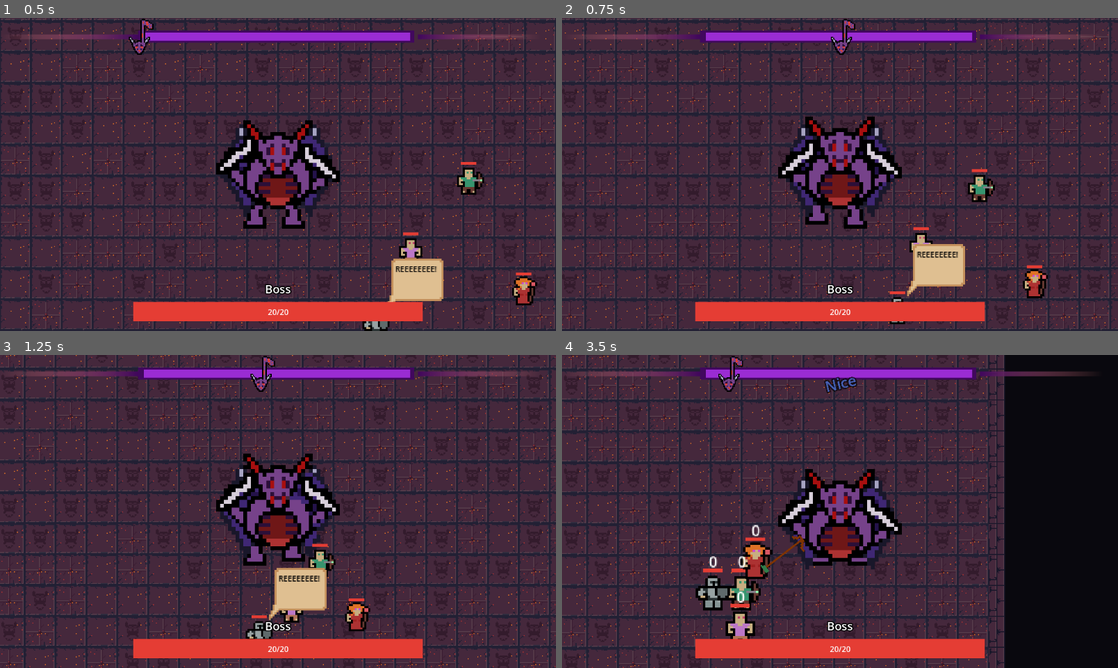
Above: before the commit, frames 1-4 (two rows, left to right).
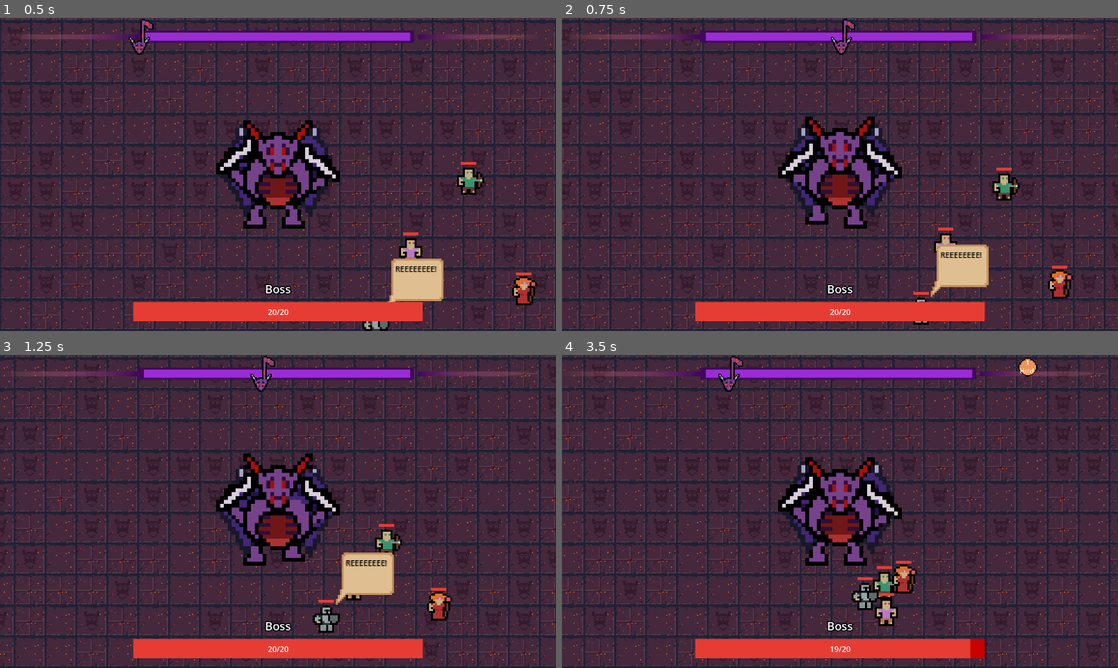
Above: after the commit, the same moments.

Repository: DevFTB/GMTK2023
Game: Godot game, scene res://main.tscn
Same seed, same stepped clock (60 frames per second), same inputs: the game is played once before the commit and once after it.
Inputs (mouse positions are in pixels of both pictures, inside the frame that each line leads up to):
- Up to frame 1 (0.5 s): no input
- Up to frame 2 (0.75 s): tap Enter at 0.5 s; move the mouse to (962, 158) at 0.52 s; press the mouse at (962, 158) at 0.53 s; hold D (move_right) from 0.53 s (still down)
- Up to frame 3 (1.25 s): keep holding D (move_right)
- Up to frame 4 (3.5 s): release D (move_right) at 1.25 s; release the mouse at (962, 495) at 1.25 s; drag from (728, 527) to (812, 574) at 1.27 s; move the mouse to (895, 442) at 2.02 s; hold D (move_right) 2.03-2.75 s; hold E (activate_combo_2) 2.03-2.75 s; click (895, 442) at 2.3 s; drag from (812, 574) to (673, 464) at 2.77 s

Frame 1 is identical in both runs. In frame 2, 19% of the frame differs, in the area x 0-100%, y 0-100%; in frame 3, 29%; in frame 4, 47%.
Error in both runs: Invalid call. Nonexistent function 'angle' in base 'Nil'. (res://entities/boss/Boss.gd:41)

Commit message:
particles and shake

Diff:
--- /dev/null
+++ b/entities/boss/BossCamera.gd
@@ -0,0 +1,26 @@
+extends Camera2D
+
+var trauma = 0
+
+@export var max_shake_power =4
+@export var shake_time= 0.4
+
+func _ready():
+	randomize()
+	pass
+
+func _process(delta):
+	if trauma > 0:
+		_shake(delta)
+
+func _shake(delta):
+	var shake =  Vector2(randf(), randf())
+	offset = shake * max_shake_power
+	trauma -= shake.length()
+	pass
+
+func do_small_shake():
+	trauma = 1
+
+func do_large_shake():
+	trauma = 3
--- a/entities/boss/action/BossActionInstance.gd
+++ b/entities/boss/action/BossActionInstance.gd
@@ -1,7 +1,6 @@
 extends Node2D
 
-
-@export var duration = 0.4
+@export var hit_duration = 0.4
 
 @export var stun_duration = 0.0
 @export var slow_duration = 0.0
@@ -15,7 +14,10 @@
 		child.damaged.connect(_on_player_damaged)
 		child.damage = strength * action.get_damage()
 
-	get_tree().create_timer(duration).timeout.connect(queue_free)
+	$AnimationPlayer.animation_finished.connect(func(x): queue_free())
+	$AnimationPlayer.play("hit")
+
+	get_tree().create_timer(hit_duration).timeout.connect(disable_hitboxes)
 
 func _on_player_damaged(player: Node2D):
 	if stun_duration > 0.0:
@@ -28,3 +30,9 @@
 		player.apply_knockback(knockback,  (player.position - global_position).normalized())
 	# apply effects
 	pass
+
+func disable_hitboxes():
+	for c in $Hitboxes.get_children():
+		c.monitoring = false
+
+	pass # Replace with function body.
--- a/entities/boss/action/boss_action_charge_bash.tres
+++ /dev/null
@@ -1,29 +0,0 @@
-[gd_resource type="Resource" script_class="BossAction" load_steps=5 format=3 uid="uid://c8dyby4o78s43"]
-
-[ext_resource type="PackedScene" uid="uid://cuuf18vvrljr5" path="res://entities/boss/action/charge/boss_action_charge_scene.tscn" id="1_5gl47"]
-[ext_resource type="Texture2D" uid="uid://cp7mgtw21cnum" path="res://entities/boss/action/action_icons.png" id="1_tqfry"]
-[ext_resource type="Script" path="res://entities/boss/action/BossAction.gd" id="1_u55ih"]
-
-[sub_resource type="AtlasTexture" id="AtlasTexture_uejse"]
-atlas = ExtResource("1_tqfry")
-region = Rect2(0, 0, 16, 16)
-
-[resource]
-script = ExtResource("1_u55ih")
-action_name = "Charge Bash"
-action_description = ""
-action_scene = ExtResource("1_5gl47")
-action_icon = SubResource("AtlasTexture_uejse")
-amount_of_beats = 4
-amount_of_cooldown_beats = 2
-is_hold_action = true
-starting_animation = ""
-sustain_animation = ""
-hit_animation = ""
-gold_cost = 1
-is_locked = false
-max_level = 3
-level = 1
-level_scaling = 2
-base_damage = 5
-upgrade_scaling = 1.5
--- a/entities/boss/action/charge/boss_action_charge_scene.tscn
+++ b/entities/boss/action/charge/boss_action_charge_scene.tscn
@@ -6,6 +6,14 @@
 [sub_resource type="CapsuleShape2D" id="CapsuleShape2D_ye3yq"]
 radius = 47.0
 height = 174.0
+
+[sub_resource type="Animation" id="Animation_s6mt6"]
+resource_name = "hit"
+
+[sub_resource type="AnimationLibrary" id="AnimationLibrary_ltvjg"]
+_data = {
+"hit": SubResource("Animation_s6mt6")
+}
 
 [node name="BossActionChargeBash" type="Node2D"]
 script = ExtResource("1_vjwod")
@@ -21,4 +29,9 @@
 position = Vector2(45, -1)
 shape = SubResource("CapsuleShape2D_ye3yq")
 
+[node name="AnimationPlayer" type="AnimationPlayer" parent="."]
+libraries = {
+"": SubResource("AnimationLibrary_ltvjg")
+}
+
 [connection signal="body_entered" from="Hitboxes/Hitbox" to="Hitboxes/Hitbox" method="_on_body_entered"]
--- a/entities/boss/action/combustion/boss_action_combustion_scene.tscn
+++ b/entities/boss/action/combustion/boss_action_combustion_scene.tscn
@@ -1,16 +1,35 @@
-[gd_scene load_steps=3 format=3 uid="uid://bgpctasn4e2ax"]
+[gd_scene load_steps=5 format=3 uid="uid://bgpctasn4e2ax"]
 
 [ext_resource type="Script" path="res://entities/boss/action/BossActionInstance.gd" id="1_cycn1"]
 [ext_resource type="PackedScene" uid="uid://bdytxksyet4m" path="res://entities/boss/action/combustion/goo_splash.tscn" id="2_syjul"]
 
+[sub_resource type="Animation" id="Animation_4mdpg"]
+resource_name = "hit"
+length = 4.0
+tracks/0/type = "value"
+tracks/0/imported = false
+tracks/0/enabled = true
+tracks/0/path = NodePath("Hitboxes:modulate")
+tracks/0/interp = 1
+tracks/0/loop_wrap = true
+tracks/0/keys = {
+"times": PackedFloat32Array(0, 3.1, 4),
+"transitions": PackedFloat32Array(1, 1, 1),
+"update": 0,
+"values": [Color(1, 1, 1, 1), Color(1, 1, 1, 1), Color(1, 1, 1, 0)]
+}
+
+[sub_resource type="AnimationLibrary" id="AnimationLibrary_6uv1n"]
+_data = {
+"hit": SubResource("Animation_4mdpg")
+}
+
 [node name="BossActionCombustion" type="Node2D"]
 script = ExtResource("1_cycn1")
-duration = 4.0
+hit_duration = 2.5
 slow_duration = 3.0
 
 [node name="Hitboxes" type="Node2D" parent="."]
-
-[node name="Hitbox" parent="Hitboxes" instance=ExtResource("2_syjul")]
 
 [node name="Hitbox2" parent="Hitboxes" instance=ExtResource("2_syjul")]
 position = Vector2(103, -47)
@@ -26,3 +45,8 @@
 
 [node name="Hitbox6" parent="Hitboxes" instance=ExtResource("2_syjul")]
 position = Vector2(-22, 116)
+
+[node name="AnimationPlayer" type="AnimationPlayer" parent="."]
+libraries = {
+"": SubResource("AnimationLibrary_6uv1n")
+}
--- a/entities/boss/action/combustion/combustion_goo.gdshader
+++ b/entities/boss/action/combustion/combustion_goo.gdshader
@@ -7,6 +7,7 @@
 	vec4 original = texture(TEXTURE, UV);
 
 
-	COLOR = vec4(texture(goo_texture, UV + vec2(cos(TIME), sin(TIME))* TEXTURE_PIXEL_SIZE * (1.0/0.4)).rgb, original.a);
+	COLOR *= vec4(texture(goo_texture, UV + vec2(cos(TIME), sin(TIME))* TEXTURE_PIXEL_SIZE * (1.0/0.4)).rgb, original.a * 0.7);
+
 	// Place fragment code here.
 }
--- a/entities/boss/action/combustion/goo_splash.tscn
+++ b/entities/boss/action/combustion/goo_splash.tscn
@@ -52,4 +52,6 @@
 process_material = SubResource("ParticleProcessMaterial_aak6v")
 texture = ExtResource("4_e1sg6")
 
+[node name="Node2D" type="Node2D" parent="."]
+
 [connection signal="body_entered" from="." to="." method="_on_body_entered"]
--- a/entities/boss/action/dash/boss_action_dash_scene.tscn
+++ b/entities/boss/action/dash/boss_action_dash_scene.tscn
@@ -1,10 +1,18 @@
-[gd_scene load_steps=4 format=3 uid="uid://cet6xiw7xsjp3"]
+[gd_scene load_steps=6 format=3 uid="uid://cet6xiw7xsjp3"]
 
 [ext_resource type="Script" path="res://entities/boss/action/BossActionInstance.gd" id="1_mc6fe"]
 [ext_resource type="Script" path="res://entities/boss/action/swipe/DamageComponent.gd" id="2_7lvhh"]
 
 [sub_resource type="CircleShape2D" id="CircleShape2D_x308v"]
 radius = 60.208
+
+[sub_resource type="Animation" id="Animation_7l2vn"]
+resource_name = "hit"
+
+[sub_resource type="AnimationLibrary" id="AnimationLibrary_p10xm"]
+_data = {
+"hit": SubResource("Animation_7l2vn")
+}
 
 [node name="BossActionDash" type="Node2D"]
 position = Vector2(373, -1)
@@ -18,4 +26,9 @@
 [node name="CollisionShape2D" type="CollisionShape2D" parent="Hitboxes/Hitbox"]
 shape = SubResource("CircleShape2D_x308v")
 
+[node name="AnimationPlayer" type="AnimationPlayer" parent="."]
+libraries = {
+"": SubResource("AnimationLibrary_p10xm")
+}
+
 [connection signal="body_entered" from="Hitboxes/Hitbox" to="Hitboxes/Hitbox" method="_on_body_entered"]
--- a/entities/boss/action/roar/boss_action_roar.tres
+++ b/entities/boss/action/roar/boss_action_roar.tres
@@ -15,7 +15,7 @@
 action_scene = ExtResource("1_mtuas")
 action_icon = SubResource("AtlasTexture_oy8gh")
 amount_of_beats = 4
-amount_of_cooldown_beats = 0
+amount_of_cooldown_beats = 4
 is_hold_action = false
 starting_animation = "roar"
 sustain_animation = ""
--- a/entities/boss/action/roar/boss_action_roar_scene.tscn
+++ b/entities/boss/action/roar/boss_action_roar_scene.tscn
@@ -6,9 +6,75 @@
 [sub_resource type="CircleShape2D" id="CircleShape2D_1raey"]
 radius = 205.139
 
+[sub_resource type="Animation" id="Animation_imdl6"]
+length = 0.001
+tracks/0/type = "value"
+tracks/0/imported = false
+tracks/0/enabled = true
+tracks/0/path = NodePath("Node/GPUParticles2D:emitting")
+tracks/0/interp = 1
+tracks/0/loop_wrap = true
+tracks/0/keys = {
+"times": PackedFloat32Array(0),
+"transitions": PackedFloat32Array(1),
+"update": 1,
+"values": [false]
+}
+
+[sub_resource type="Animation" id="Animation_fmpkv"]
+resource_name = "hit"
+tracks/0/type = "value"
+tracks/0/imported = false
+tracks/0/enabled = true
+tracks/0/path = NodePath("Node/GPUParticles2D:emitting")
+tracks/0/interp = 1
+tracks/0/loop_wrap = true
+tracks/0/keys = {
+"times": PackedFloat32Array(0),
+"transitions": PackedFloat32Array(1),
+"update": 1,
+"values": [false]
+}
+
+[sub_resource type="AnimationLibrary" id="AnimationLibrary_van4r"]
+_data = {
+"RESET": SubResource("Animation_imdl6"),
+"hit": SubResource("Animation_fmpkv")
+}
+
+[sub_resource type="Curve" id="Curve_qxk8y"]
+_data = [Vector2(0, 1), 0.0, 0.0, 0, 0, Vector2(0.541475, 0.294737), 0.0, 0.0, 0, 0, Vector2(1, 0.147368), 0.0, 0.0, 0, 0]
+point_count = 3
+
+[sub_resource type="CurveTexture" id="CurveTexture_5gghs"]
+curve = SubResource("Curve_qxk8y")
+
+[sub_resource type="ParticleProcessMaterial" id="ParticleProcessMaterial_facef"]
+emission_shape = 2
+emission_sphere_radius = 31.65
+particle_flag_disable_z = true
+direction = Vector3(0, 1, 0)
+spread = 80.0
+gravity = Vector3(0, 0, 0)
+initial_velocity_min = 169.02
+initial_velocity_max = 323.94
+orbit_velocity_min = 0.0
+orbit_velocity_max = 0.0
+linear_accel_min = -24.41
+linear_accel_max = -8.45
+scale_min = 0.0
+scale_max = 24.08
+scale_curve = SubResource("CurveTexture_5gghs")
+color = Color(0.933333, 0.466667, 0.462745, 0.286275)
+
 [node name="BossActionRoar" type="Node2D"]
 script = ExtResource("1_na6du")
 stun_duration = 2.0
+
+[node name="RemoteTransform2D" type="RemoteTransform2D" parent="."]
+remote_path = NodePath("../Node/GPUParticles2D")
+update_rotation = false
+update_scale = false
 
 [node name="Hitboxes" type="Node2D" parent="."]
 
@@ -18,4 +84,16 @@
 [node name="CollisionShape2D2" type="CollisionShape2D" parent="Hitboxes/Hitbox"]
 shape = SubResource("CircleShape2D_1raey")
 
+[node name="AnimationPlayer" type="AnimationPlayer" parent="."]
+libraries = {
+"": SubResource("AnimationLibrary_van4r")
+}
+
+[node name="Node" type="Node" parent="."]
+
+[node name="GPUParticles2D" type="GPUParticles2D" parent="Node"]
+emitting = false
+amount = 16
+process_material = SubResource("ParticleProcessMaterial_facef")
+
 [connection signal="body_entered" from="Hitboxes/Hitbox" to="Hitboxes/Hitbox" method="_on_body_entered"]
--- a/entities/boss/action/slam/boss_action_slam_scene.tscn
+++ b/entities/boss/action/slam/boss_action_slam_scene.tscn
@@ -1,10 +1,70 @@
-[gd_scene load_steps=4 format=3 uid="uid://ch4ee4byeyeaq"]
+[gd_scene load_steps=10 format=3 uid="uid://ch4ee4byeyeaq"]
 
 [ext_resource type="Script" path="res://entities/boss/action/BossActionInstance.gd" id="1_wgehk"]
 [ext_resource type="Script" path="res://entities/boss/action/swipe/DamageComponent.gd" id="2_svrmq"]
 
 [sub_resource type="CircleShape2D" id="CircleShape2D_x308v"]
 radius = 205.139
+
+[sub_resource type="Animation" id="Animation_nmi58"]
+length = 0.001
+tracks/0/type = "value"
+tracks/0/imported = false
+tracks/0/enabled = true
+tracks/0/path = NodePath("Node/GPUParticles2D:emitting")
+tracks/0/interp = 1
+tracks/0/loop_wrap = true
+tracks/0/keys = {
+"times": PackedFloat32Array(0),
+"transitions": PackedFloat32Array(1),
+"update": 1,
+"values": [true]
+}
+
+[sub_resource type="Animation" id="Animation_d1e6f"]
+resource_name = "hit"
+tracks/0/type = "value"
+tracks/0/imported = false
+tracks/0/enabled = true
+tracks/0/path = NodePath("Node/GPUParticles2D:emitting")
+tracks/0/interp = 1
+tracks/0/loop_wrap = true
+tracks/0/keys = {
+"times": PackedFloat32Array(0),
+"transitions": PackedFloat32Array(1),
+"update": 1,
+"values": [true]
+}
+
+[sub_resource type="AnimationLibrary" id="AnimationLibrary_wvu3n"]
+_data = {
+"RESET": SubResource("Animation_nmi58"),
+"hit": SubResource("Animation_d1e6f")
+}
+
+[sub_resource type="Curve" id="Curve_t5lev"]
+max_value = 10.0
+_data = [Vector2(0, 2.50526), 0.0, 0.0, 0, 0, Vector2(0.295652, 10), 0.0, 0.0, 0, 0, Vector2(1, 1), 0.0, 0.0, 0, 0]
+point_count = 3
+
+[sub_resource type="CurveTexture" id="CurveTexture_7xao3"]
+curve = SubResource("Curve_t5lev")
+
+[sub_resource type="ParticleProcessMaterial" id="ParticleProcessMaterial_se6v4"]
+emission_shape = 2
+emission_sphere_radius = 49.43
+particle_flag_disable_z = true
+direction = Vector3(0, -1, 0)
+spread = 80.0
+gravity = Vector3(0, 150, 0)
+initial_velocity_min = 126.11
+initial_velocity_max = 162.15
+orbit_velocity_min = 0.0
+orbit_velocity_max = 0.0
+linear_accel_min = 1.8
+linear_accel_max = 10.81
+scale_curve = SubResource("CurveTexture_7xao3")
+color = Color(0.588235, 0.2, 0.780392, 1)
 
 [node name="BossActionSlam" type="Node2D"]
 script = ExtResource("1_wgehk")
@@ -18,4 +78,24 @@
 [node name="CollisionShape2D" type="CollisionShape2D" parent="Hitboxes/Hitbox"]
 shape = SubResource("CircleShape2D_x308v")
 
+[node name="AnimationPlayer" type="AnimationPlayer" parent="."]
+libraries = {
+"": SubResource("AnimationLibrary_wvu3n")
+}
+
+[node name="RemoteTransform2D" type="RemoteTransform2D" parent="."]
+remote_path = NodePath("../Node/GPUParticles2D")
+update_rotation = false
+update_scale = false
+
+[node name="Node" type="Node" parent="."]
+
+[node name="GPUParticles2D" type="GPUParticles2D" parent="Node"]
+y_sort_enabled = true
+amount = 40
+process_material = SubResource("ParticleProcessMaterial_se6v4")
+lifetime = 2.0
+one_shot = true
+explosiveness = 1.0
+
 [connection signal="body_entered" from="Hitboxes/Hitbox" to="Hitboxes/Hitbox" method="_on_body_entered"]
--- a/entities/boss/action/swipe/DamageComponent.gd
+++ b/entities/boss/action/swipe/DamageComponent.gd
@@ -9,3 +9,6 @@
 		body.take_damage(damage)
 		damaged.emit(body)
 	pass # Replace with function body.
+
+func disable():
+	$CollisionShape2D.set_deferred("disabled", true)
--- a/entities/boss/action/swipe/boss_action_swipe_scene.tscn
+++ b/entities/boss/action/swipe/boss_action_swipe_scene.tscn
@@ -1,10 +1,102 @@
-[gd_scene load_steps=3 format=3 uid="uid://c0alqshlh8brt"]
+[gd_scene load_steps=11 format=3 uid="uid://c0alqshlh8brt"]
 
 [ext_resource type="Script" path="res://entities/boss/action/swipe/DamageComponent.gd" id="1_n5lwg"]
 [ext_resource type="Script" path="res://entities/boss/action/BossActionInstance.gd" id="1_vb7fg"]
 
+[sub_resource type="Gradient" id="Gradient_j0jq2"]
+offsets = PackedFloat32Array(0, 0.383632, 0.73913, 0.956522, 1)
+colors = PackedColorArray(0.212202, 0.0454431, 0.414868, 1, 0.795057, 0.234982, 0.188703, 1, 0.862271, 0.7078, 0.167623, 1, 0.977045, 0.9513, 0.861271, 1, 0.0475577, 0.0475576, 0.0475576, 1)
+
+[sub_resource type="GradientTexture1D" id="GradientTexture1D_n7tew"]
+gradient = SubResource("Gradient_j0jq2")
+
+[sub_resource type="Curve" id="Curve_pgj6p"]
+min_value = 3.99
+max_value = 8.0
+_data = [Vector2(0.0189573, 0.357895), 0.0, 0.0, 0, 0, Vector2(0.267772, 5.04526), 0.0, 0.0, 0, 0, Vector2(0.433649, 1.62105), 0.0, 0.0, 0, 0, Vector2(0.481043, 7.70453), 0.0, 0.0, 0, 0, Vector2(0.864929, 5.2141), 0.0, 0.0, 0, 0, Vector2(1, 0.147368), 0.0, 0.0, 0, 0]
+point_count = 6
+
+[sub_resource type="CurveTexture" id="CurveTexture_x1lso"]
+curve = SubResource("Curve_pgj6p")
+
+[sub_resource type="ParticleProcessMaterial" id="ParticleProcessMaterial_hle17"]
+emission_shape = 2
+emission_sphere_radius = 25.2
+particle_flag_disable_z = true
+direction = Vector3(0, -1, 0)
+spread = 30.0
+gravity = Vector3(0, 0, 0)
+initial_velocity_min = 53.81
+initial_velocity_max = 53.81
+orbit_velocity_min = 0.0
+orbit_velocity_max = 0.0
+scale_curve = SubResource("CurveTexture_x1lso")
+color_ramp = SubResource("GradientTexture1D_n7tew")
+
+[sub_resource type="Animation" id="Animation_j5wck"]
+length = 0.001
+tracks/0/type = "value"
+tracks/0/imported = false
+tracks/0/enabled = true
+tracks/0/path = NodePath("GPUParticles2D:position")
+tracks/0/interp = 1
+tracks/0/loop_wrap = true
+tracks/0/keys = {
+"times": PackedFloat32Array(0),
+"transitions": PackedFloat32Array(1),
+"update": 0,
+"values": [Vector2(54, -56)]
+}
+tracks/1/type = "value"
+tracks/1/imported = false
+tracks/1/enabled = true
+tracks/1/path = NodePath("GPUParticles2D:amount")
+tracks/1/interp = 1
+tracks/1/loop_wrap = true
+tracks/1/keys = {
+"times": PackedFloat32Array(0),
+"transitions": PackedFloat32Array(1),
+"update": 1,
+"values": [12]
+}
+
+[sub_resource type="Animation" id="Animation_5g7kx"]
+resource_name = "hit"
+length = 0.5
+tracks/0/type = "value"
+tracks/0/imported = false
+tracks/0/enabled = true
+tracks/0/path = NodePath("GPUParticles2D:position")
+tracks/0/interp = 2
+tracks/0/loop_wrap = true
+tracks/0/keys = {
+"times": PackedFloat32Array(0, 0.3, 0.5),
+"transitions": PackedFloat32Array(1, 1, 1),
+"update": 0,
+"values": [Vector2(54, -56), Vector2(99, -12), Vector2(43, 44)]
+}
+tracks/1/type = "value"
+tracks/1/imported = false
+tracks/1/enabled = false
+tracks/1/path = NodePath("GPUParticles2D:amount")
+tracks/1/interp = 1
+tracks/1/loop_wrap = true
+tracks/1/keys = {
+"times": PackedFloat32Array(0, 0.5),
+"transitions": PackedFloat32Array(1, 1),
+"update": 1,
+"values": [12, 24]
+}
+
+[sub_resource type="AnimationLibrary" id="AnimationLibrary_5ied6"]
+_data = {
+"RESET": SubResource("Animation_j5wck"),
+"hit": SubResource("Animation_5g7kx")
+}
+
 [node name="BossActionSwipe" type="Node2D"]
 script = ExtResource("1_vb7fg")
+knockback = 16.0
 
 [node name="Hitboxes" type="Node2D" parent="."]
 
@@ -15,4 +107,23 @@
 position = Vector2(2, 4)
 polygon = PackedVector2Array(44, -52, 24, -75, 81, -67, 108, -50, 123, -12, 112, 13, 87, 30, 25, 51, 55, 17, 59, -15)
 
+[node name="GPUParticles2D" type="GPUParticles2D" parent="."]
+position = Vector2(54, -56)
+amount = 12
+process_material = SubResource("ParticleProcessMaterial_hle17")
+lifetime = 0.5
+speed_scale = 2.0
+
+[node name="GPUParticles2D2" type="GPUParticles2D" parent="."]
+position = Vector2(56, -53)
+amount = 24
+process_material = SubResource("ParticleProcessMaterial_hle17")
+lifetime = 0.5
+speed_scale = 2.0
+
+[node name="AnimationPlayer" type="AnimationPlayer" parent="."]
+libraries = {
+"": SubResource("AnimationLibrary_5ied6")
+}
+
 [connection signal="body_entered" from="Hitboxes/Hitbox" to="Hitboxes/Hitbox" method="_on_body_entered"]
--- a/entities/boss/boss.tscn
+++ b/entities/boss/boss.tscn
@@ -9,14 +9,17 @@
 [ext_resource type="Script" path="res://entities/boss/Aiming.gd" id="7_bf5v3"]
 [ext_resource type="Script" path="res://entities/boss/state/Attacking.gd" id="7_pkteh"]
 [ext_resource type="Script" path="res://entities/boss/state/Collapsed.gd" id="8_mgixy"]
+[ext_resource type="Script" path="res://entities/boss/BossCamera.gd" id="10_mwoo8"]
 
 [sub_resource type="CapsuleShape2D" id="CapsuleShape2D_pc1ul"]
 radius = 55.0
 height = 110.0
 
 [node name="Boss" type="CharacterBody2D" groups=["boss"]]
+y_sort_enabled = true
 position = Vector2(320, 223)
 script = ExtResource("1_ag2a5")
+movement_speed = 70
 combos = Array[Resource("res://entities/boss/combo/Combo.gd")]([ExtResource("2_vvgcd"), ExtResource("3_3n8fb")])
 
 [node name="Aimer" type="Node2D" parent="."]
@@ -33,6 +36,9 @@
 texture_filter = 1
 scale = Vector2(4, 4)
 sprite_frames = ExtResource("1_mm22x")
+animation = &"charge_hit"
+frame = 4
+frame_progress = 1.0
 
 [node name="BossStateMachine" type="Node" parent="."]
 script = ExtResource("5_6cn3x")
@@ -56,5 +62,7 @@
 
 [node name="Camera2D" type="Camera2D" parent="."]
 zoom = Vector2(2, 2)
+script = ExtResource("10_mwoo8")
+max_shake_power = 8
 
 [connection signal="timeout" from="BossStateMachine/Collapsed/CollapseTimer" to="BossStateMachine/Collapsed" method="_on_timer_timeout"]
--- a/entities/boss/boss_sprite_frames.tres
+++ b/entities/boss/boss_sprite_frames.tres
@@ -179,10 +179,6 @@
 atlas = ExtResource("1_rhydo")
 region = Rect2(128, 160, 32, 32)
 
-[sub_resource type="AtlasTexture" id="AtlasTexture_msfm2"]
-atlas = ExtResource("1_rhydo")
-region = Rect2(160, 160, 32, 32)
-
 [sub_resource type="AtlasTexture" id="AtlasTexture_a46vl"]
 atlas = ExtResource("1_rhydo")
 region = Rect2(0, 192, 32, 32)
@@ -304,7 +300,7 @@
 }],
 "loop": false,
 "name": &"charge_hit",
-"speed": 4.0
+"speed": 8.0
 }, {
 "frames": [{
 "duration": 1.0,
@@ -467,7 +463,16 @@
 "texture": SubResource("AtlasTexture_trpnm")
 }, {
 "duration": 1.0,
-"texture": SubResource("AtlasTexture_msfm2")
+"texture": SubResource("AtlasTexture_6cbym")
+}, {
+"duration": 1.0,
+"texture": SubResource("AtlasTexture_trpnm")
+}, {
+"duration": 1.0,
+"texture": SubResource("AtlasTexture_6cbym")
+}, {
+"duration": 1.0,
+"texture": SubResource("AtlasTexture_trpnm")
 }],
 "loop": false,
 "name": &"roar",
--- a/entities/boss/combo/ComboLifecycle.gd
+++ b/entities/boss/combo/ComboLifecycle.gd
@@ -90,14 +90,19 @@
 	func rhythm_hit(strength: float, pressed: bool = true):
 		print(action.action_name, " recieved ", "press" if  pressed else "release", " with stregnth ", strength)
 		if not success_hit:
-			if is_equal_approx(0, strength):
-				failed.emit()
-			elif pressed and not has_started:
+
+			if pressed and not has_started:
+				if is_equal_approx(0, strength):
+					failed.emit()
+				else:
 					press_strength = strength
 					has_started = true
 					started.emit()
 
-			elif not pressed and not success_hit:
+			elif not pressed and not success_hit and has_started:
+				if is_equal_approx(0, strength):
+					failed.emit()
+				else:
 					execute(press_strength * strength)
 					success_hit = true
 					hit.emit(press_strength * strength)
@@ -145,14 +150,16 @@
 
 
 	var offset = beat_manager.beat_number + (1 if beat_manager.get_beat_progress() < 0.5 else 2)
+	if combo.actions[0].is_hold_action:
+		offset += 1
 
 	for slot in range(combo.amount_of_slots):
 		var action = combo.actions[slot]
 		var lc
 		if action.is_hold_action:
-			lc = HoldActionLifecycle.new(self, action, offset)
-		else:
-			lc = ActionLifecycle.new(self, action, offset)
+			lc = HoldActionLifecycle.new(get_parent(), action, offset)
+		else:
+			lc = ActionLifecycle.new(get_parent(), action, offset)
 
 		action_queue.append(lc)
 		offset = lc.end_beat
--- a/entities/boss/combo/combo_1.tres
+++ b/entities/boss/combo/combo_1.tres
@@ -1,14 +1,15 @@
-[gd_resource type="Resource" script_class="Combo" load_steps=4 format=3 uid="uid://ddhkk175dkckf"]
+[gd_resource type="Resource" script_class="Combo" load_steps=5 format=3 uid="uid://ddhkk175dkckf"]
 
 [ext_resource type="Script" path="res://entities/boss/combo/Combo.gd" id="1_ca1f4"]
 [ext_resource type="Resource" uid="uid://ba5jrspjog6gs" path="res://entities/boss/action/swipe/boss_action_swipe.tres" id="1_mymka"]
+[ext_resource type="Resource" uid="uid://ckvatt7s0bhyp" path="res://entities/boss/action/roar/boss_action_roar.tres" id="2_8ydfn"]
 [ext_resource type="Resource" uid="uid://c8dyby4o78s43" path="res://entities/boss/action/charge/boss_action_charge_bash.tres" id="2_g5xwo"]
 
 [resource]
 script = ExtResource("1_ca1f4")
 actions = {
 0: ExtResource("1_mymka"),
-1: ExtResource("1_mymka"),
+1: ExtResource("2_8ydfn"),
 2: ExtResource("2_g5xwo")
 }
 amount_of_slots = 3
--- a/entities/boss/state/Attacking.gd
+++ b/entities/boss/state/Attacking.gd
@@ -23,6 +23,9 @@
 
 func play_hit_animation(action : BossAction):
 	animator.play(action.hit_animation)
+
+	if action.is_hold_action:
+		boss.get_node("Camera2D").do_large_shake()
 	pass
 
 
Not shown: 1 places in entities/boss/action/charge/boss_action_charge_scene.tscn that only renumber resources
Not shown: 1 places in entities/boss/action/combustion/goo_splash.tscn that only renumber resources
Not shown: 1 places in entities/boss/action/roar/boss_action_roar_scene.tscn that only renumber resources
Not shown: 1 places in entities/boss/boss.tscn that only renumber resources
Not shown: 1 places in entities/boss/boss_sprite_frames.tres that only renumber resources
